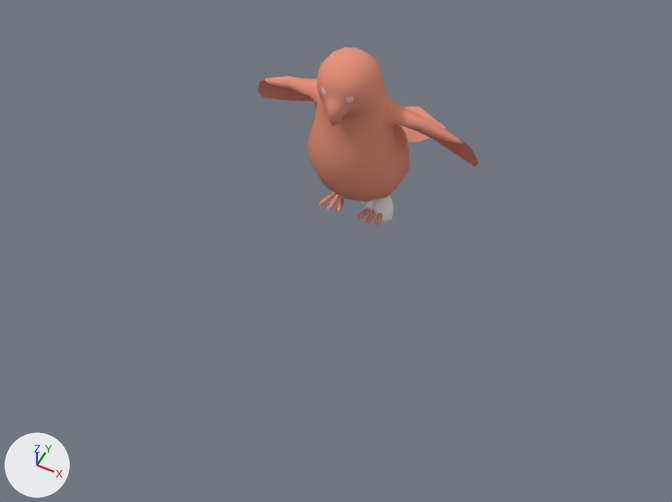
The Blender file Game/Bird.blend: old version first, new version second.
One viewpoint serves both versions: a 50 mm camera at (24.1, -52.6, 58.2) aimed at (1.5, -7.3, 1.5). Arrows for +X, +Y and +Z are at lower left; the lights stay in place. Mesh edges are drawn as thin lines on the coarser meshes.

The scene before the commit, as lines of its bpy script (objects in view):
```python
me_bird = bpy.data.meshes.new('Bird')
me_bird.from_pydata(...)  # 972 vertices, 1012 faces; spans x -10.0..10.0, y -5.1..13.4, z -0.1..17.1
me_bird.polygons.foreach_set('use_smooth', [True] * 1012)
# faces by material slot: [926, 8, 78]
me_bird.materials.append(mat_bird)  # beige #e7947d
me_bird.materials.append(mat_bird_eye)  # white #e7c8c6
me_bird.materials.append(mat_bird_feathers)  # beige #e7947d
me_plane = bpy.data.meshes.new('Plane')
me_plane.from_pydata([(20.0, -20.0, 0.0), (-20.0, -20.0, 0.0), (20.0, 20.0, 0.0), (-20.0, 20.0, 0.0)], [], [(2, 3, 1, 0)])
me_plane.materials.append(mat_bi_groundtest)  # black #353535
ob_bi_mesh = bpy.data.objects.new('Bi_Mesh', me_bird)
ob_bi_mesh.location = (0.0, 0.0, 0.0)
ob_plane = bpy.data.objects.new('Plane', me_plane)
ob_plane.location = (0.0, 0.0, 0.0)
ob_plane.hide_viewport = True
```
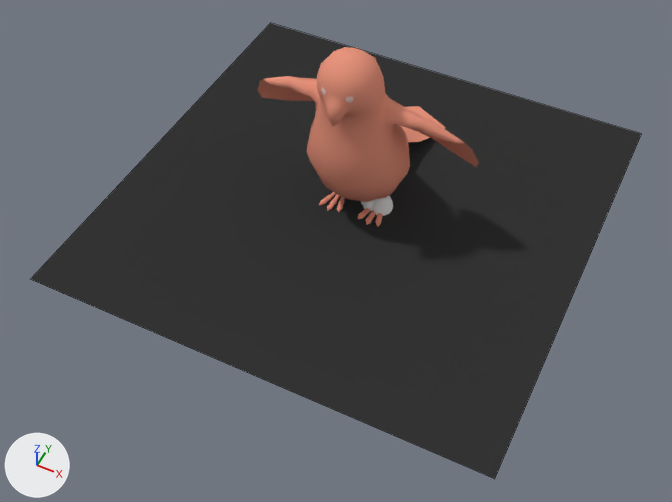
What differs and where, as boxes (x1, y1, x2, y2) in the pictures (672 x 502 px):
```json
{"object": "Plane", "change": "shown", "after": [31, 23, 641, 479], "on screen": "black"}
```

Edits to the scene script, one JSON object a line:
```json
{"op": "remove", "block": "ob_plane", "code": "ob_plane.hide_viewport = True"}
```
